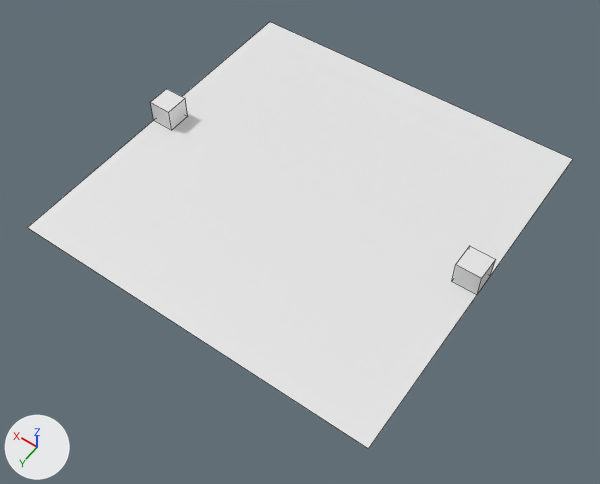
The Blender file Assets/BlenderModels/factory/floor/floor.blend as it was, and as the next commit left it.
Before and after are seen from a 50 mm lens placed at (-12.03, 17.45, 24.0), pointed at (-0.59, 1.43, -1.18). The axes (+X, +Y, +Z) are drawn at lower left. The lights are the same throughout. Mesh edges are drawn as thin lines.

In view in the first picture: 'Plane', 'borders (remove later)'.
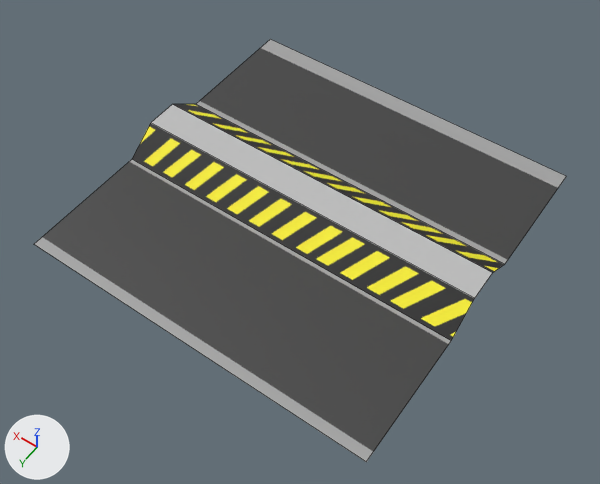
Diff of the bpy script that builds the scene:
```diff
--- a/Assets/BlenderModels/factory/floor/floor.blend.py
+++ b/Assets/BlenderModels/factory/floor/floor.blend.py
@@ img_floor_png @@
+img_floor_png = load_image('floor.png', 'Textures/floor.png', 1024, 1024, 'sRGB')
@@ mat_floor_png @@
+mat_floor_png = principled_material('floor.png')
+mat_floor_png.texture = img_floor_png
@@ me_cube_001 @@
 # used by ob_borders__remove_later; location = (0.0, 0.0, 0.0)
-me_cube_001.from_pydata(...)  # 16 vertices, 12 faces; spans x -7.5..7.5, y -0.5..0.5, z 0.0..1.0
+me_cube_001.from_pydata(...)  # 0 vertices, 0 faces; spans empty
+# me_cube_001 part 2: the whole mesh is rebuilt
@@ me_plane @@
 # used by ob_plane; location = (0.0, 0.0, 0.0); scale = (7.5, 7.5, 1.0)
 # verts and faces of me_plane; kept vertices keep their numbers, new ones are numbered from 4
 # before: 0 (-1.0, -1.0, 0.0) at pixel (572, 159), 1 (1.0, -1.0, 0.0) at pixel (269, 21), 2 (-1.0, 1.0, 0.0) at pixel (368, 448), 3 (1.0, 1.0, 0.0) at pixel (27, 227)
-me_plane.from_pydata(...)  # 4 vertices, 1 face; spans x -1.0..1.0, y -1.0..1.0, z 0.0
+me_plane.from_pydata(...)  # 12 vertices, 5 faces; spans x -7.5..7.5, y -7.5..7.5, z -1.0..0.0
+# me_plane part 1
+delete_vertices([*range(0, 4)])  # with the faces that use them
+verts[4] = (-7.5, -7.5, -1.0)  # pixel (566, 176)
+verts[5] = (-7.5, 7.5, -1.0)  # pixel (366, 461)
+verts[6] = (-7.5, 2.05, -1.0)  # pixel (451, 340)
+verts[7] = (-7.5, 0.68, 0.0)  # pixel (474, 298)
+verts[8] = (-7.5, -0.68, 0.0)  # pixel (492, 272)
+verts[9] = (-7.5, -2.05, -1.0)  # pixel (504, 264)
+for new, old in zip([*range(10, 16)], [*range(4, 10)]): verts[new] = verts[old] + (15.0, 0.0, 0.0)
+faces += [(5, 6, 12, 11), (4, 10, 15, 9), (8, 9, 15, 14), (7, 8, 14, 13), (6, 7, 13, 12)]
+me_plane.materials.append(mat_floor_png)  # picture img_floor_png
@@ ob_plane @@
 ob_plane.location = (0.0, 0.0, 0.0)
-ob_plane.scale = (7.5, 7.5, 1.0)
```

Location of each change, (x1, y1, x2, y2) in pixels of the pictures (600 x 484 px):
'Plane', reshaped, rescaled
    before: (27, 22, 573, 449)
    after: (35, 39, 566, 462)
'borders (remove later)', no longer drawn
    before: (150, 89, 496, 295)
